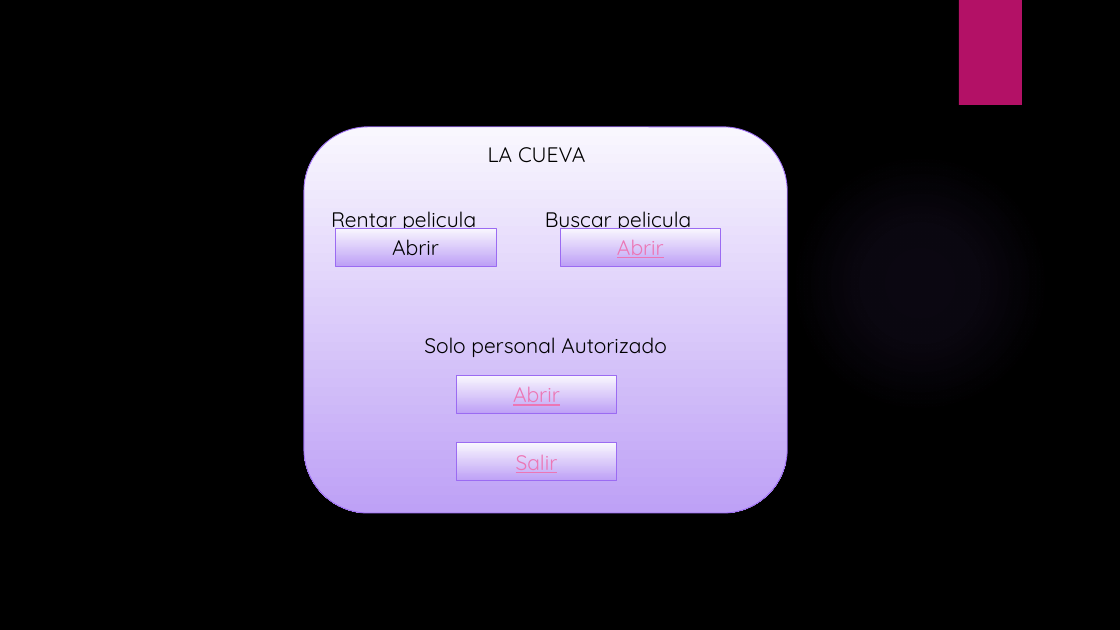
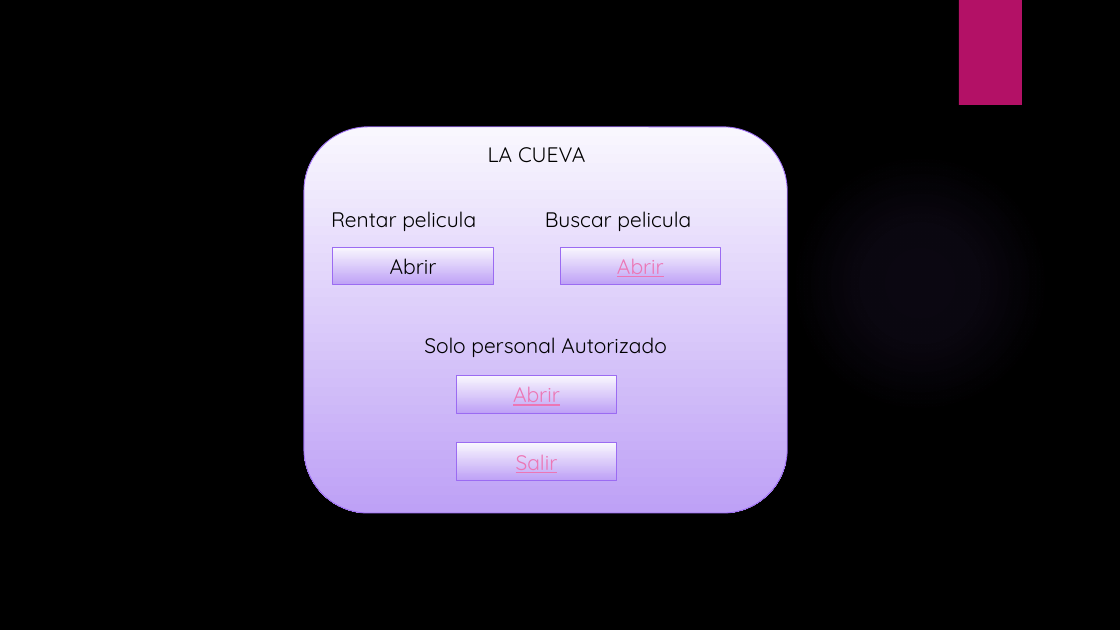
Before and after one commit to jhovanii/trabaja, a slide deck: slide 3 of mockup.pptx. Drawn at 1120x630 pixels with LibreOffice and Linux fonts; fonts in the diff are those of the drawing; background and template pictures are left out. Boxes give left, top, right and bottom in pixels: in the first picture for what was removed or moved away, otherwise in the second. Text is boxed around its words. In the diff, an @@ line names an element or a change of style, - is before the commit and + after.

Commit message:
mockup

```diff
--- a/mockup.pptx
+++ b/mockup.pptx
@@ rectangle "Abrir": place and size @@
-rectangle "Abrir" at box(335, 229, 497, 266)
+rectangle "Abrir" at box(333, 247, 494, 285)
@@ rectangle "Abrir": place and size @@
-rectangle "Abrir" at box(560, 229, 722, 266)
+rectangle "Abrir" at box(560, 247, 722, 285)
```
